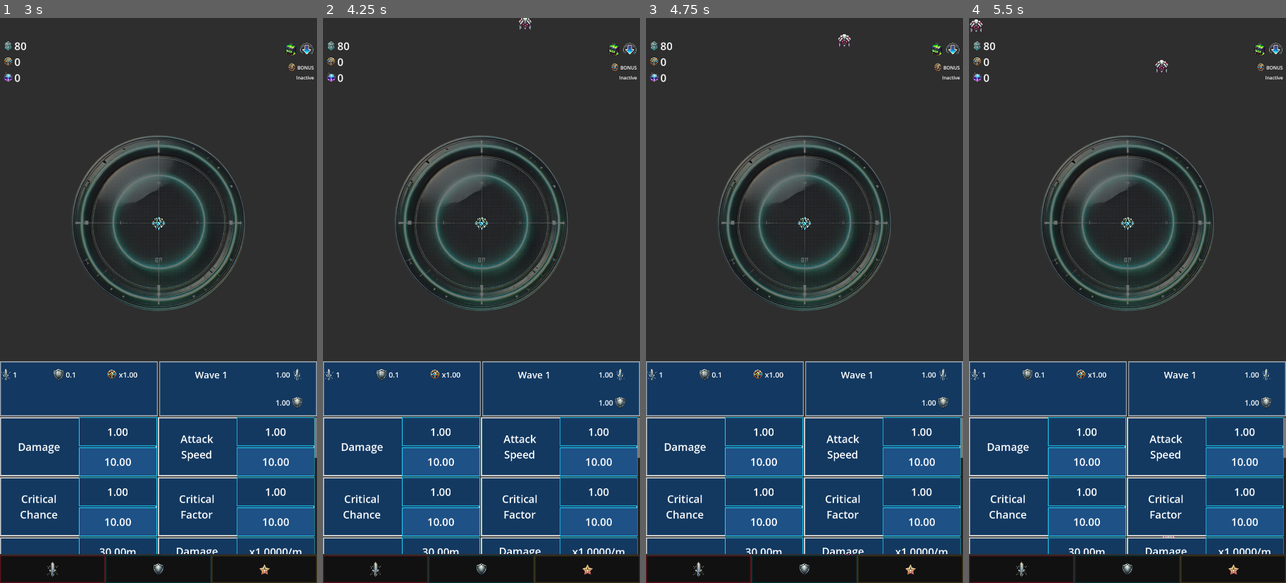
Above: before the commit, frames 1-4 (left to right).
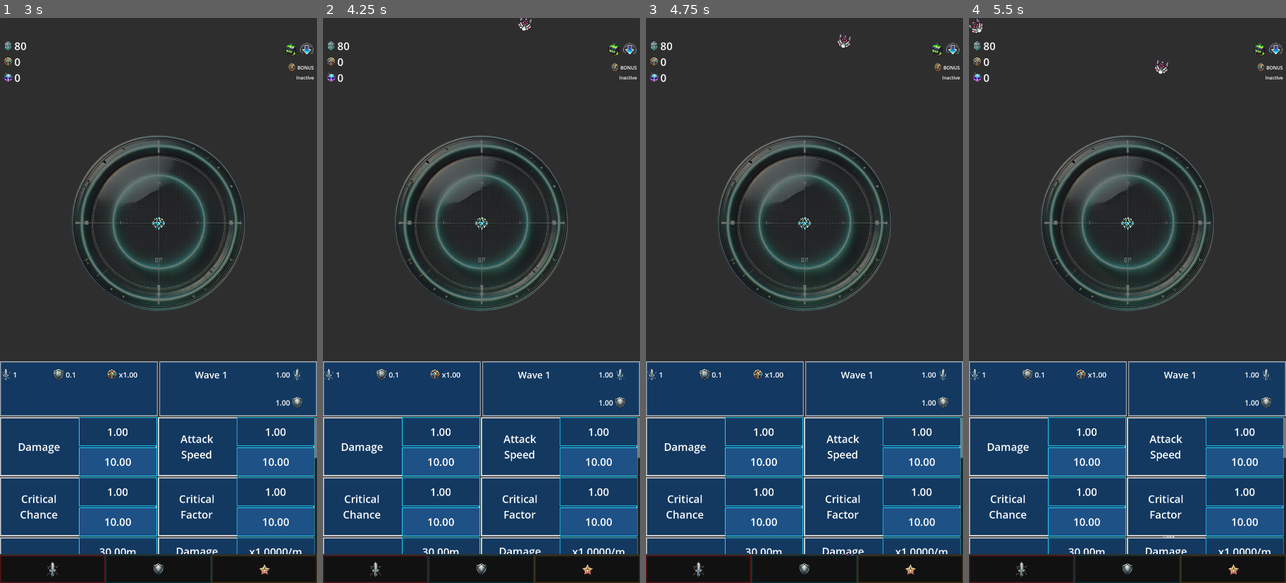
Above: after the commit, the same moments.

Repository: ascyrax/circle-defence
Game: Godot game, scene res://main.tscn
The game is run twice, just before and just after one commit, with the same random seed, the same clock (stepped at 60 frames per second) and the same inputs.
Inputs (mouse positions are in pixels of both pictures, inside the frame that each line leads up to):
- Up to frame 1 (3 s): click (53, 385) at 0.5 s; click (263, 385) at 1.25 s; click "BATTLE" at 2 s; tap Enter at 2.75 s; move the mouse to (228, 272) at 2.77 s; click (228, 272) at 2.92 s
- Up to frame 2 (4.25 s): tap Space at 3.5 s; move the mouse to (418, 328) at 3.52 s; click (418, 328) at 3.67 s
- Up to frame 3 (4.75 s): move the mouse to (836, 176) at 4.27 s; click (836, 176) at 4.42 s
- Up to frame 4 (5.5 s): move the mouse to (1111, 413) at 5.02 s; click (1111, 413) at 5.17 s

Frame 1 is identical in both runs. In frame 2, less than 0.1% of the frame differs, in the area x 61-66%, y 0-3%; in frame 3, less than 0.1%; in frame 4, 0.2%, in the area x 0-65%, y 0-92%.

Commit message:
enemy rotates and its head points towards the center shooter

Diff:
--- a/enemy.gd
+++ b/enemy.gd
@@ -1,7 +1,7 @@
 extends Node2D
 
 @export var speed: float = randi_range(50, 150)  # Speed of the enemy
-var direction = Vector2.ZERO  # Direction toward the center
+var direction: Vector2 = Vector2.ZERO  # Direction toward the center
 var shooterContainerPosition : Vector2
 var _health: float = 1.0
 var _healthDuringBulletSpawn: float = 1.0
@@ -42,6 +42,10 @@
 func set_collision_from_shooter(size: Vector2):
 	shooterSpriteSize = size
 
+func set_enemy_rotation():
+	rotation = PI/2 # now the bullet is aligned along the +ve x-axis
+	rotation += direction.angle()
+
 func _set_enemy_sprite_scale():
 	var enemyCollisionShape2D = $Area2D/CollisionShape2D.shape as RectangleShape2D
 	var enemySprite = $Area2D/Sprite2D as Sprite2D
--- a/gamePlay.gd
+++ b/gamePlay.gd
@@ -58,7 +58,7 @@
 func _spawn_enemy():
 	var newEnemy = enemyScene.instantiate() as Node2D
 
-	var enemyContainer = $"Panel/VBoxContainer/EnemySpawner"
+	var enemyContainer = $"Panel/VBoxContainer/EnemySpawner" as Node2D
 	enemyContainer.add_child(newEnemy)
 
 	var randNo = randi_range(0,3) # 0, 1, 2 or 3 viz. top, right, bottom or left edge
@@ -87,6 +87,7 @@
 		var direction = (shooterGlobalPosition - newEnemy.position).normalized()
 		newEnemy.set_direction(direction, shooterGlobalPosition)
 		newEnemy.set_collision_from_shooter(shooterSpriteSize)
+		newEnemy.set_enemy_rotation()
 
 func _update_resources():
 	_update_cash_value(str(GlobalData.get_cash_value()))
Not shown, changed: circle defense.apk
Not shown, changed: circle defense.apk.idsig
